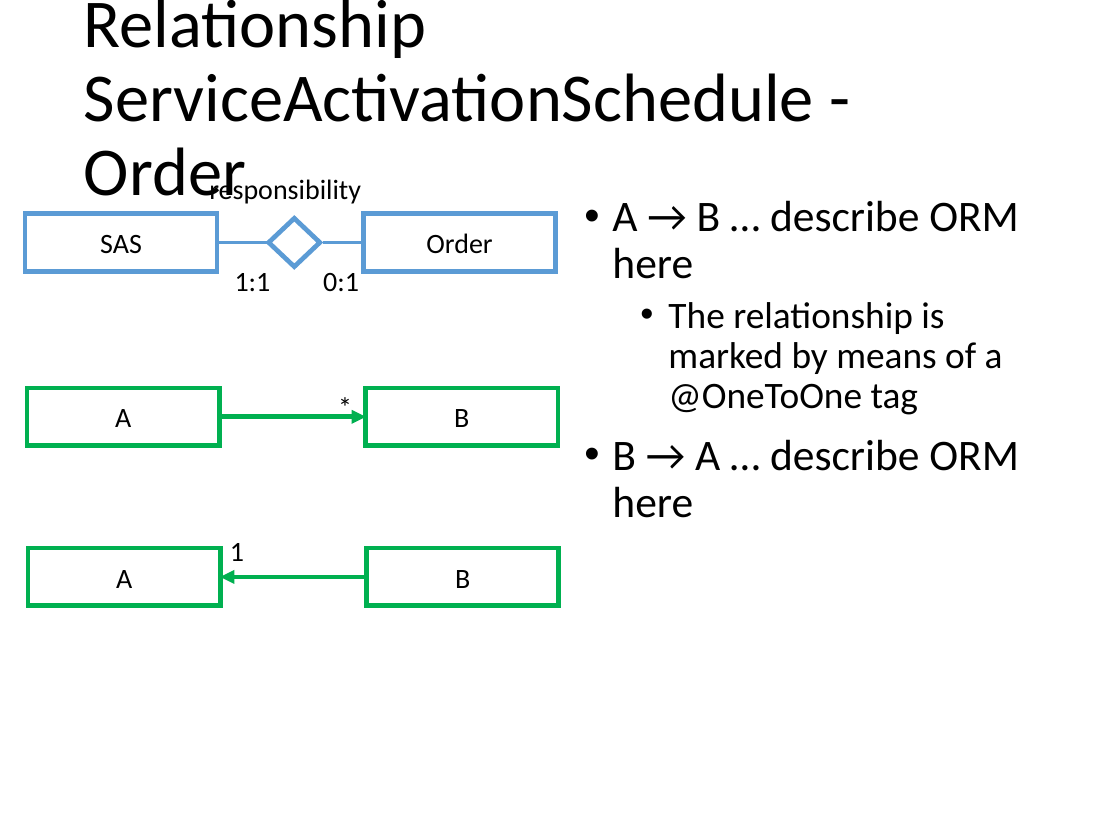
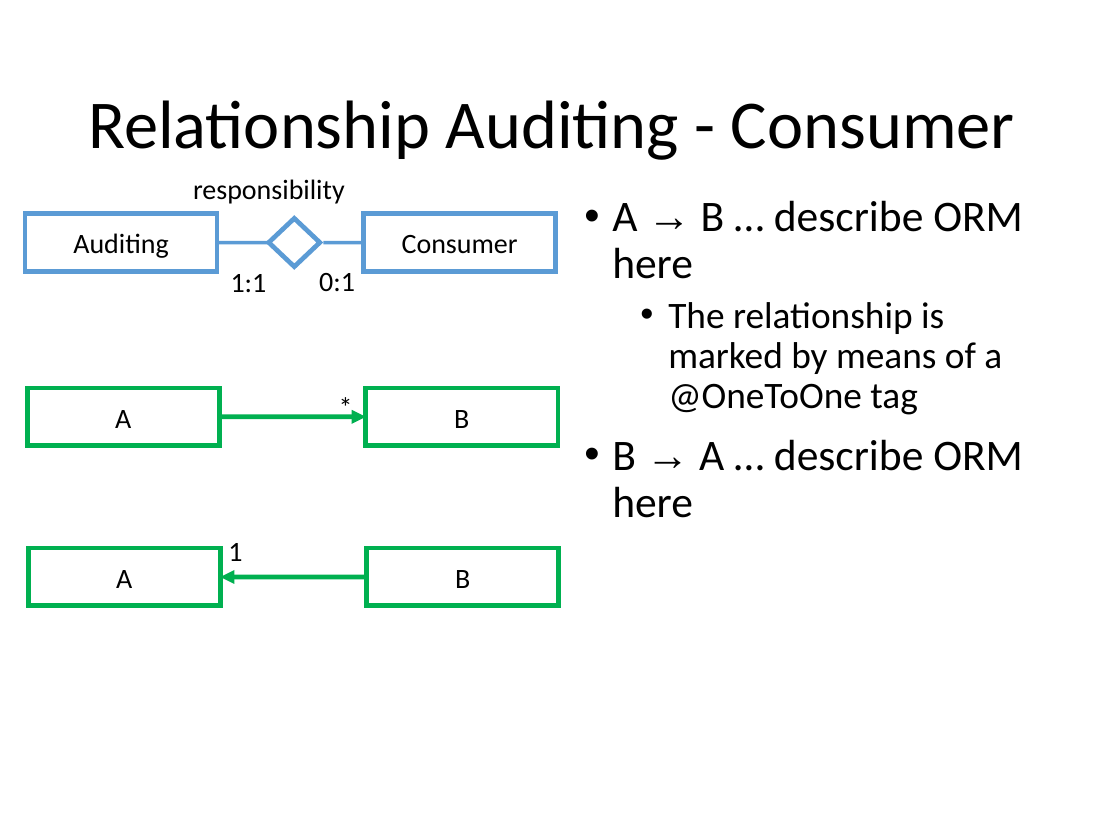
Before and after one commit to ubersandro/telcoServiceProject_DB2, a slide deck: slide 21 of TelcoProjectDocumentation.pptx (slide 20 before the commit). Drawn at 1120x840 pixels with LibreOffice and Linux fonts; fonts in the diff are those of the drawing. Boxes give left, top, right and bottom in pixels: in the first picture for what was removed or moved away, otherwise in the second. Text is boxed around its words. In the diff, an @@ line names an element or a change of style, - is before the commit and + after.

```diff
--- a/TelcoProjectDocumentation.pptx
+++ b/TelcoProjectDocumentation.pptx
@@ title removed at (84,0,814,204) @@
-Relationship ServiceActivationSchedule - Order
@@ text added at (88,100,1015,160), 44 pt, text #000000 @@
+Relationship Auditing - Consumer
@@ text "responsibility": place and size @@
-text "responsibility" at (209,176,361,204)
+text "responsibility" at (193,179,345,204)
@@ text "A → B … describe ..." at (612,200,1023,518): font Calibri to Arial in "→", "→" @@
@@ text in rectangle at (73,233,168,258): text changed @@
-SAS
+Auditing
@@ text in rectangle at (402,235,518,254): text changed @@
-Order
+Consumer
@@ text "1:1": place and size @@
-text "1:1" at (235,273,271,291)
+text "1:1" at (231,274,267,292)
@@ text "0:1": place and size @@
-text "0:1" at (323,273,359,291)
+text "0:1" at (319,273,355,291)
```
Also in this commit, not shown: 33 other slides changed, 3 slides added, 2 other files.
